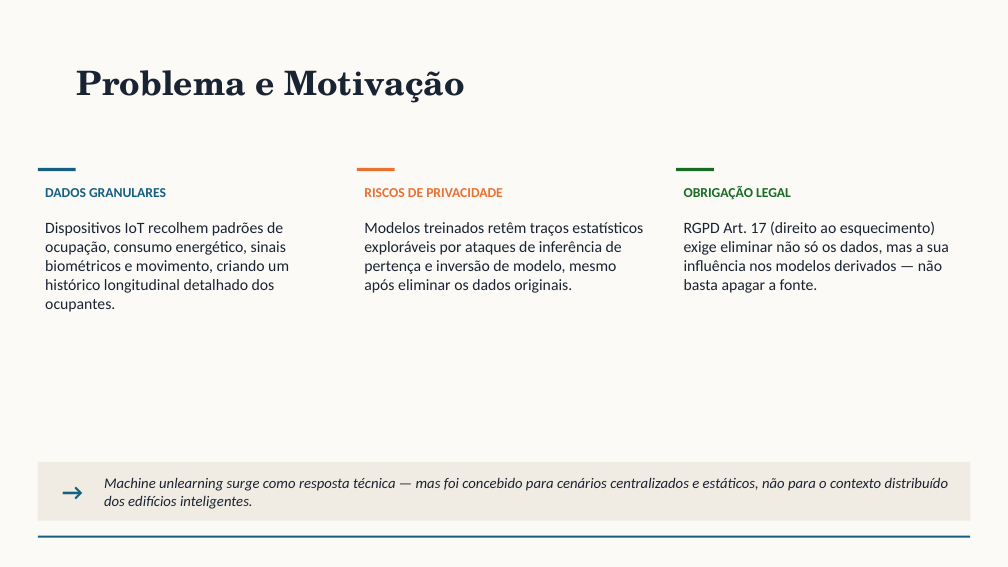
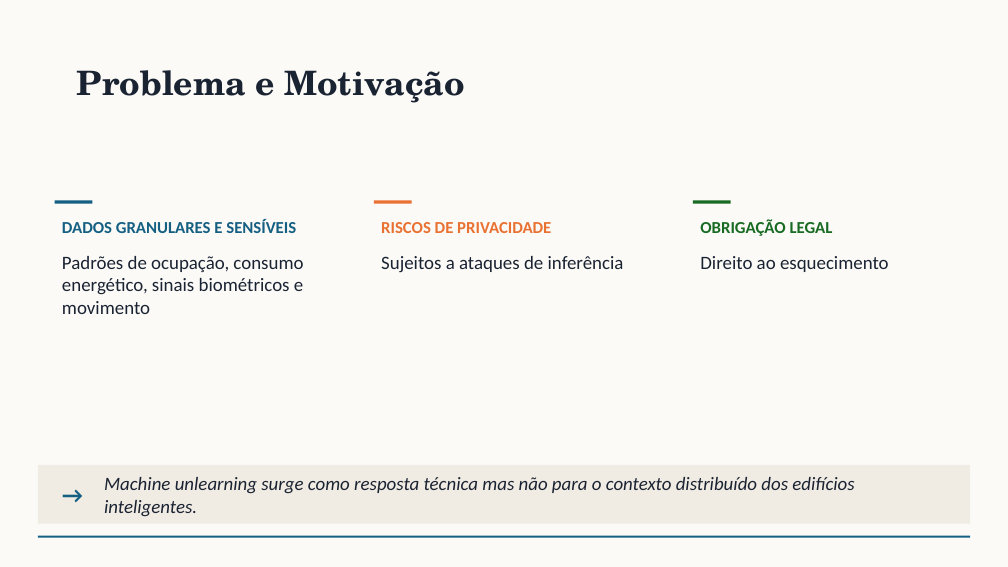
Before and after one commit to rafaeldpsilva/sa4cps-vault, a slide deck: slide 2 of Entregas PhD/machine-unlearning.pptx. Drawn at 1008x567 pixels with LibreOffice and Linux fonts; fonts in the diff are those of the drawing. Boxes give left, top, right and bottom in pixels: in the first picture for what was removed or moved away, otherwise in the second. Text is boxed around its words. In the diff, an @@ line names an element or a change of style, - is before the commit and + after.

```diff
--- a/Entregas PhD/machine-unlearning.pptx
+++ b/Entregas PhD/machine-unlearning.pptx
@@ 3 rectangles, 2 texts: place and size @@
-3 rectangles, 2 texts at box(38, 168, 791, 200)
+3 rectangles, 2 texts at box(54, 200, 833, 236)
@@ text at box(62, 220, 296, 233): text changed; size 13 to 16 pt @@
-DADOS GRANULARES
+DADOS GRANULARES E SENSÍVEIS
@@ text "RISCOS DE PRIVACIDADE" at box(381, 222, 551, 233): size 13 to 16 pt @@
@@ text "OBRIGAÇÃO LEGAL" at box(700, 220, 833, 236): size 13 to 16 pt @@
@@ text at box(62, 256, 303, 314): text changed; size 15 to 18 pt @@
-Dispositivos IoT recolhem padrões de ocupação, consumo energético, sinais biométricos e movimento, criando um histórico longitudinal detalhado dos ocupantes.
+Padrões de ocupação, consumo energético, sinais biométricos e movimento
@@ text at box(381, 256, 624, 273): text changed; size 15 to 18 pt @@
-Modelos treinados retêm traços estatísticos exploráveis por ataques de inferência de pertença e inversão de modelo, mesmo após eliminar os dados originais.
+Sujeitos a ataques de inferência
@@ text at box(700, 256, 889, 272): text changed; size 15 to 18 pt @@
-RGPD Art. 17 (direito ao esquecimento) exige eliminar não só os dados, mas a sua influência nos modelos derivados — não basta apagar a fonte.
+Direito ao esquecimento
@@ text at box(104, 477, 854, 517): text changed; size 14 to 18 pt @@
-Machine unlearning surge como resposta técnica — mas foi concebido para cenários centralizados e estáticos, não para o contexto distribuído dos edifícios inteligentes.
+Machine unlearning surge como resposta técnica mas não para o contexto distribuído dos edifícios inteligentes.
```
Also in this commit, not shown: 3 other slides changed, 5 slides added, 4 slides removed.
